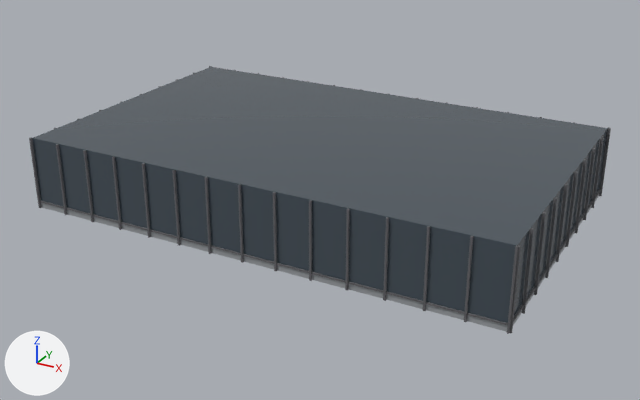
An edit to the glTF model assets/models/glass_floor.glb, drawn before and after from the same camera.
Camera for both pictures: a 50 mm lens placed at (17.2, -31.6, 15.8), pointed at (0.1, -0.6, 0.3). Every picture has the same lights, and +X, +Y and +Z are marked at lower left. The older version comes first. Vertices at exactly the same position are counted once.

Names of what the first picture shows: 'glass_floor'.
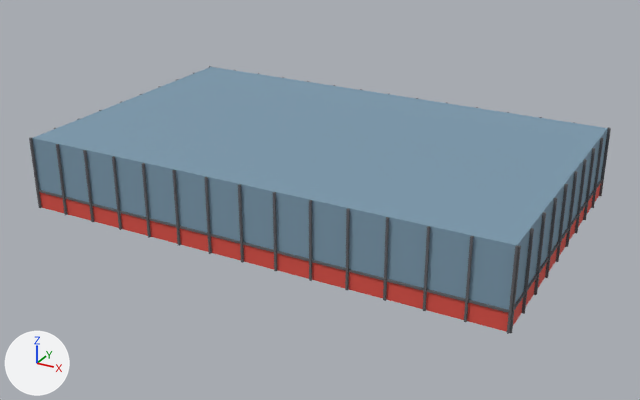
What differs and where, as boxes [x1, y1, x2, y2] in the pictures (640 x 400 px; the box of a moved part takes in the faces that stretch with it):
part 1 of me_glass_floor, moved or reshaped: before [600, 127, 609, 184]; after [515, 179, 602, 307]
part 2 of me_glass_floor, moved or reshaped: before [507, 246, 518, 334]; after [464, 236, 474, 322]
part 3 of me_glass_floor, moved or reshaped: before [464, 236, 474, 322]; after [423, 226, 430, 311]
part 4 of me_glass_floor, moved or reshaped: before [423, 226, 430, 311]; after [383, 217, 389, 301]
part 5 of me_glass_floor, moved or reshaped: before [383, 217, 389, 301]; after [345, 208, 350, 291]
part 6 of me_glass_floor, moved or reshaped: before [345, 208, 350, 291]; after [309, 200, 312, 281]
part 7 of me_glass_floor, moved or reshaped: before [309, 200, 312, 281]; after [272, 192, 278, 271]
part 8 of me_glass_floor, moved or reshaped: before [272, 192, 278, 271]; after [238, 184, 244, 263]
part 9 of me_glass_floor, moved or reshaped: before [238, 184, 244, 263]; after [204, 177, 212, 254]
part 10 of me_glass_floor, moved or reshaped: before [29, 66, 611, 333]; after [29, 66, 611, 334]
part 11 of me_glass_floor, recoloured: before [32, 67, 608, 323]
part 12 of me_glass_floor, recoloured: before [513, 202, 593, 322]
part 13 of me_glass_floor, recoloured: before [41, 189, 600, 332]; after [32, 67, 608, 310]

The change in detail:
Material 'curtain' (mat_curtain) is new.
Its base color is (0.2, 0.32, 0.42) (blue #7c99ad).
Its roughness is 0.8.
Material 'accent' (mat_accent) is new.
Its base color is (0.72, 0.08, 0.06) (red #dd5045).
Its roughness is 0.8.
me_glass_floor has 440 vertices, 672 faces and spans x -10.6..10.6, y -6.6..6.6, z 0.0..3.2.
me_glass_floor is used by ob_glass_floor; location (0.0, 0.0, 0.0).
me_glass_floor part 1: the loose piece of 8 vertices spanning x 10.5, y 6.5..6.6, z 0.0..3.2 is scaled about its middle by (263, 0.6, 0.025), then moved by (-10.5, 0.0, -0.8).
me_glass_floor part 2: the loose piece of 8 vertices spanning x 10.5, y -6.6..-6.5, z 0.0..3.2 is moved by (-1.5, 0.0, 0.0).
me_glass_floor part 3: the loose piece of 8 vertices spanning x 9.0, y -6.6..-6.5, z 0.0..3.2 is moved by (-1.5, 0.0, 0.0).
me_glass_floor part 4: the loose piece of 8 vertices spanning x 7.5, y -6.6..-6.5, z 0.0..3.2 is moved by (-1.5, 0.0, 0.0).
me_glass_floor part 5: the loose piece of 8 vertices spanning x 6.0, y -6.6..-6.5, z 0.0..3.2 is moved by (-1.5, 0.0, 0.0).
me_glass_floor part 6: the loose piece of 8 vertices spanning x 4.5, y -6.6..-6.5, z 0.0..3.2 is moved by (-1.5, 0.0, 0.0).
me_glass_floor part 7: the loose piece of 8 vertices spanning x 3.0, y -6.6..-6.5, z 0.0..3.2 is moved by (-1.5, 0.0, 0.0).
me_glass_floor part 8: the loose piece of 8 vertices spanning x 1.5, y -6.6..-6.5, z 0.0..3.2 is moved by (-1.5, 0.0, 0.0).
me_glass_floor part 9: the loose piece of 8 vertices spanning x 0.0, y -6.6..-6.5, z 0.0..3.2 is moved by (-1.5, 0.0, 0.0).
me_glass_floor part 10: 248 of 440 vertices moved; they spanned x -10.6..10.6, y -6.6..6.6, z 0.0..3.2 and now span x -10.6..10.6, y -6.6..6.5, z 0.0..3.2; mean shift (0.4, -0.2, 0.1); largest move (-10.6, -6.5, 0.3) -> (10.6, 6.5, 3.2).
me_glass_floor part 11: 12 faces spanning x -10.5, y 6.5..6.6, z 0.0..3.2 switch from mat_glass (greyish blue #455059) to mat_metal (dark grey #616165).
me_glass_floor part 12: 3 faces spanning x -10.5..10.5, y -6.5..6.5, z 0.0..0.8 switch from mat_metal (dark grey #616165) to mat_accent (red #dd5045).
me_glass_floor part 13: 12 faces spanning x -10.5..10.5, y -6.5..6.5, z 0.8..3.2 switch from mat_lead (grey #999ea2) to mat_curtain (blue #7c99ad).
